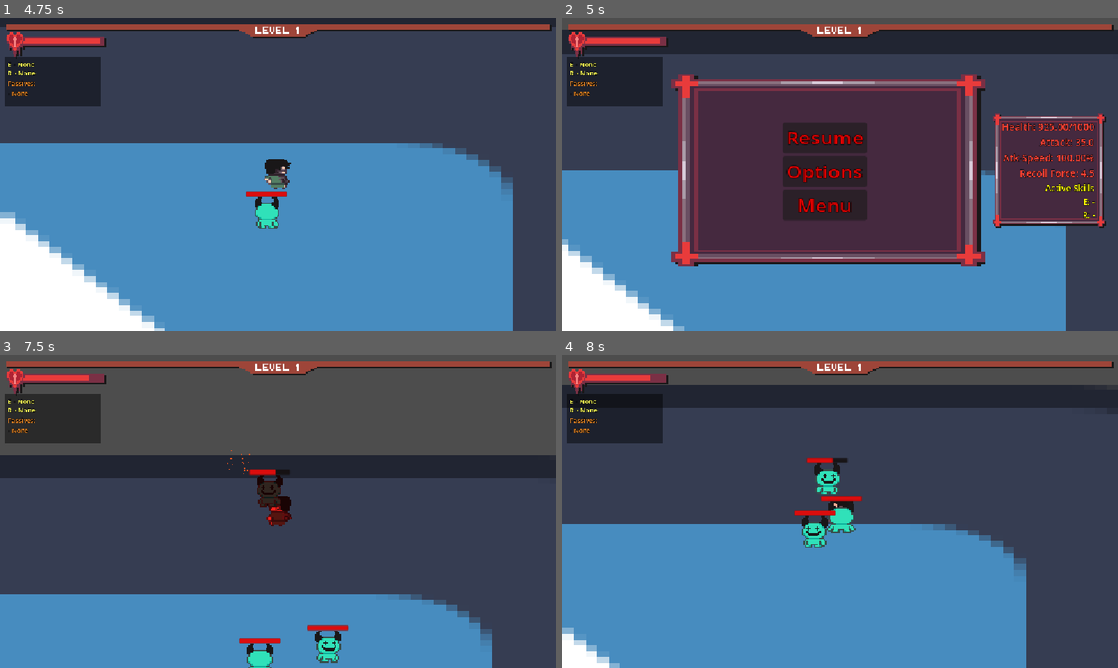
Above: before the commit, frames 1-4 (two rows, left to right).
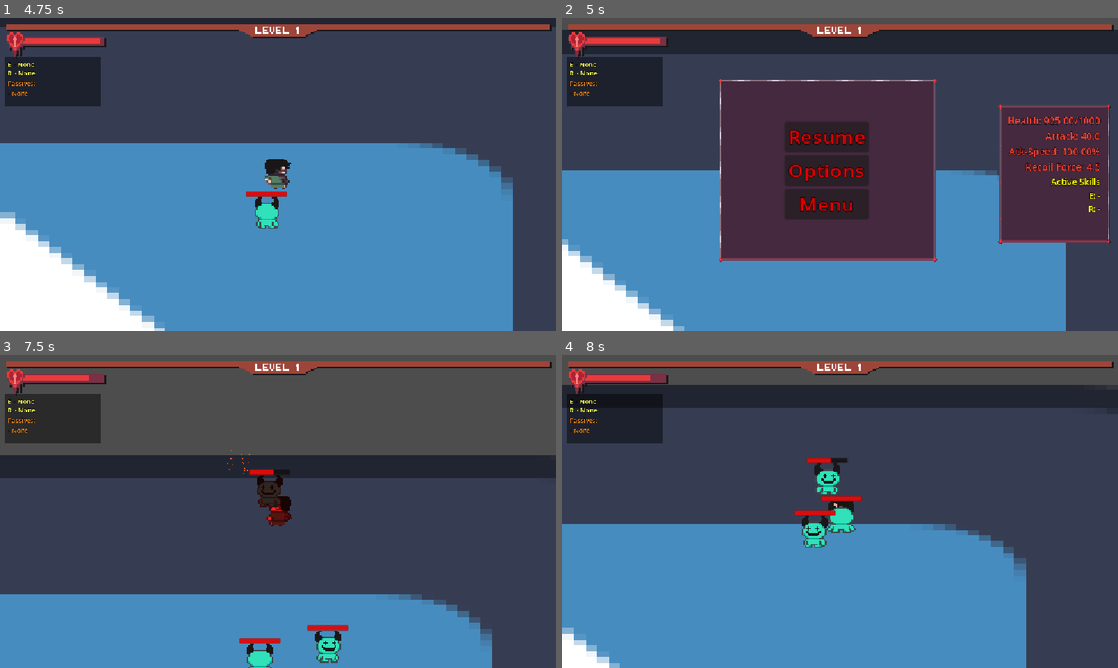
Above: after the commit, the same moments.

Repository: Gabriel-Panza/Recoil
Game: Godot game, scene res://Cenas/HUDs/MainMenu.tscn
Two runs of this game, one before a commit and one after it. Both use one fixed random seed, a clock stepped at 60 frames per second and the inputs below. The engine's default icon, where the game draws it, is replaced by a stand-in: a white triangle on a blue panel in a dark square.
Inputs (mouse positions are in pixels of both pictures, inside the frame that each line leads up to):
- Up to frame 1 (4.75 s): click "Start Game" at 0.5 s; tap Enter at 1.25 s; move the mouse to (400, 158) at 1.27 s; tap E (active_e) at 1.35, 4.35 s; tap Space (dash) at 2, 2.85 s; move the mouse to (166, 190) at 2.02 s; tap R (active_r) at 2.1 s; move the mouse to (333, 105) at 2.77 s; move the mouse to (250, 237) at 3.52 s; click (250, 237) at 3.6 s; move the mouse to (444, 221) at 4.27 s
- Up to frame 2 (5 s): tap Escape (ui_cancel) at 4.9 s
- Up to frame 3 (7.5 s): click "Resume" at 5 s; move the mouse to (111, 464) at 5.77 s; tap R (active_r) at 5.85 s; move the mouse to (305, 511) at 6.52 s; tap Space (dash) at 6.6 s; move the mouse to (194, 433) at 7.27 s; click (194, 433) at 7.35 s
- Up to frame 4 (8 s): no input

Frame 1 is identical in both runs. In frame 2, 15% of the frame differs, in the area x 19-99%, y 18-80%; in frame 3, less than 0.1%; in frame 4, less than 0.1%.

Commit message:
Balance changes part 2

Diff:
--- a/Cenas/HUDs/HUD.tscn
+++ b/Cenas/HUDs/HUD.tscn
@@ -12,8 +12,12 @@
 
 [sub_resource type="StyleBoxTexture" id="StyleBoxTexture_xed4y"]
 texture = ExtResource("2_xed4y")
-expand_margin_left = 5.0
-expand_margin_right = 5.0
+texture_margin_left = 10.0
+texture_margin_top = 10.0
+texture_margin_right = 10.0
+texture_margin_bottom = 10.0
+axis_stretch_horizontal = 1
+axis_stretch_vertical = 1
 
 [node name="HUD" type="Node2D" unique_id=1927285508]
 process_mode = 3
@@ -21,13 +25,13 @@
 
 [node name="HBoxContainer" type="HBoxContainer" parent="." unique_id=1070815487]
 visible = false
-anchors_preset = 15
+anchors_preset = -1
 anchor_right = 1.0
 anchor_bottom = 1.0
-offset_left = 895.0
-offset_top = 195.0
-offset_right = 1135.0
-offset_bottom = 435.0
+offset_left = 903.0
+offset_top = 178.0
+offset_right = 1162.0
+offset_bottom = 468.0
 grow_horizontal = 2
 grow_vertical = 2
 size_flags_horizontal = 3
@@ -38,12 +42,12 @@
 theme_override_styles/panel = SubResource("StyleBoxTexture_xed4y")
 
 [node name="MarginContainer" type="MarginContainer" parent="HBoxContainer/BarraLateralDireita" unique_id=1095379107]
-custom_minimum_size = Vector2(220, 0)
+custom_minimum_size = Vector2(180, 0)
 layout_mode = 2
-theme_override_constants/margin_left = 16
-theme_override_constants/margin_top = 16
-theme_override_constants/margin_right = 20
-theme_override_constants/margin_bottom = 16
+theme_override_constants/margin_left = 10
+theme_override_constants/margin_top = 10
+theme_override_constants/margin_right = 12
+theme_override_constants/margin_bottom = 10
 
 [node name="VBoxContainer" type="VBoxContainer" parent="HBoxContainer/BarraLateralDireita/MarginContainer" unique_id=800542999]
 layout_mode = 2
--- a/Cenas/HUDs/PauseMenu.tscn
+++ b/Cenas/HUDs/PauseMenu.tscn
@@ -29,31 +29,31 @@
 layout_mode = 0
 offset_left = 5.0
 offset_top = 52.0
-offset_right = 45.0
-offset_bottom = 92.00001
-scale = Vector2(16.279999, 9.96)
+offset_right = 656.19995
+offset_bottom = 450.4001
 
 [node name="NinePatchRect" type="NinePatchRect" parent="PauseMenu" unique_id=1777051219]
 layout_mode = 0
-offset_right = 80.0
-offset_bottom = 80.0
-scale = Vector2(0.5, 0.5)
+offset_left = 100.0
+offset_top = 10.0
+offset_right = 551.0
+offset_bottom = 388.4
 texture = ExtResource("2_1ms7m")
 region_rect = Rect2(1, 1, 94, 94)
-patch_margin_left = 31
-patch_margin_top = 31
-patch_margin_right = 31
-patch_margin_bottom = 31
+patch_margin_left = 10
+patch_margin_top = 10
+patch_margin_right = 10
+patch_margin_bottom = 10
 axis_stretch_horizontal = 2
 axis_stretch_vertical = 2
 
 [node name="HBoxContainer" type="HBoxContainer" parent="PauseMenu" unique_id=147565823]
 layout_mode = 0
-offset_left = 1.20137
-offset_top = 1.80723
-offset_right = 353.201
-offset_bottom = 242.807
-scale = Vector2(0.10626499, 0.152211)
+offset_left = 19.558302
+offset_top = 18.000011
+offset_right = 371.55792
+offset_bottom = 258.9998
+scale = Vector2(1.729994, 1.516022)
 theme_override_constants/separation = 90
 alignment = 1
 
@@ -98,19 +98,19 @@
 process_mode = 3
 visible = false
 layout_mode = 0
-offset_left = 12.407865
-offset_top = 0.1004016
-offset_right = 52.407864
-offset_bottom = 40.100403
-scale = Vector2(0.411902, 1)
+offset_left = 192.00003
+offset_top = 19.0
+offset_right = 232.00003
+offset_bottom = 55.0
+scale = Vector2(6.705764, 9.96)
 theme_override_styles/panel = SubResource("StyleBoxFlat_428n7")
 
 [node name="VBoxContainer" type="VBoxContainer" parent="PauseMenu/OptionsMenu" unique_id=1473757581]
 layout_mode = 0
 offset_left = 4.86108
-offset_top = 1.20482
+offset_top = -0.6024091
 offset_right = 86.8611
-offset_bottom = 158.205
+offset_bottom = 156.39778
 scale = Vector2(0.373394, 0.23979)
 theme_override_constants/separation = 7
 alignment = 1
@@ -119,7 +119,7 @@
 layout_mode = 2
 theme_override_colors/font_color = Color(0.88235295, 0, 0, 1)
 theme_override_constants/outline_size = 4
-theme_override_font_sizes/font_size = 20
+theme_override_font_sizes/font_size = 16
 text = "Options"
 horizontal_alignment = 1
 
@@ -127,7 +127,7 @@
 layout_mode = 2
 theme_override_colors/font_color = Color(0.88235295, 0, 0, 1)
 theme_override_constants/outline_size = 4
-theme_override_font_sizes/font_size = 12
+theme_override_font_sizes/font_size = 10
 text = "Music Volume"
 horizontal_alignment = 1
 
@@ -142,7 +142,7 @@
 layout_mode = 2
 theme_override_colors/font_color = Color(0.88235295, 0, 0, 1)
 theme_override_constants/outline_size = 4
-theme_override_font_sizes/font_size = 12
+theme_override_font_sizes/font_size = 10
 text = "SFX Volume"
 horizontal_alignment = 1
 
@@ -198,14 +198,13 @@
 process_mode = 3
 layout_mode = 2
 
-[node name="Label" type="Label" parent="GameOver/MarginContainer/TextureButton"]
+[node name="Label" type="Label" parent="GameOver/MarginContainer/TextureButton" unique_id=1169685919]
 layout_mode = 1
 anchors_preset = 15
 anchor_right = 1.0
 anchor_bottom = 1.0
 grow_horizontal = 2
 grow_vertical = 2
-mouse_filter = 2
 theme_override_colors/font_color = Color(0.882353, 0, 0, 1)
 theme_override_constants/outline_size = 4
 theme_override_font_sizes/font_size = 24
@@ -225,14 +224,13 @@
 process_mode = 3
 layout_mode = 2
 
-[node name="Label" type="Label" parent="GameOver/MarginContainer2/TextureButton"]
+[node name="Label" type="Label" parent="GameOver/MarginContainer2/TextureButton" unique_id=2091184874]
 layout_mode = 1
 anchors_preset = 15
 anchor_right = 1.0
 anchor_bottom = 1.0
 grow_horizontal = 2
 grow_vertical = 2
-mouse_filter = 2
 theme_override_colors/font_color = Color(0.882353, 0, 0, 1)
 theme_override_constants/outline_size = 4
 theme_override_font_sizes/font_size = 24
@@ -273,14 +271,13 @@
 process_mode = 3
 layout_mode = 2
 
-[node name="Label" type="Label" parent="GameWin/MarginContainer/TextureButton"]
+[node name="Label" type="Label" parent="GameWin/MarginContainer/TextureButton" unique_id=226030254]
 layout_mode = 1
 anchors_preset = 15
 anchor_right = 1.0
 anchor_bottom = 1.0
 grow_horizontal = 2
 grow_vertical = 2
-mouse_filter = 2
 theme_override_colors/font_color = Color(0.882353, 0, 0, 1)
 theme_override_constants/outline_size = 4
 theme_override_font_sizes/font_size = 24
@@ -300,14 +297,13 @@
 process_mode = 3
 layout_mode = 2
 
-[node name="Label" type="Label" parent="GameWin/MarginContainer2/TextureButton"]
+[node name="Label" type="Label" parent="GameWin/MarginContainer2/TextureButton" unique_id=676028829]
 layout_mode = 1
 anchors_preset = 15
 anchor_right = 1.0
 anchor_bottom = 1.0
 grow_horizontal = 2
 grow_vertical = 2
-mouse_filter = 2
 theme_override_colors/font_color = Color(0.882353, 0, 0, 1)
 theme_override_constants/outline_size = 4
 theme_override_font_sizes/font_size = 24
--- a/Scripts/Inimigos/agile_enemy.gd
+++ b/Scripts/Inimigos/agile_enemy.gd
@@ -18,7 +18,7 @@
 	super()
 	orbit_direction = 1 if randf() > 0.5 else -1
 
-	max_health = 40 + ((Global.pecado - 1) * 20)
+	max_health = 50 + ((Global.pecado - 1) * 25)
 	current_health = max_health
 	speed = orbit_speed
 
--- a/Scripts/Inimigos/boss.gd
+++ b/Scripts/Inimigos/boss.gd
@@ -50,12 +50,12 @@
 
 const BOSS_CONFIG = {
 	1: { "max_health": 500, "speed": 0.0, "damage": 35, "state": BossState.SLOTH, "animation": "pecado1" },
-	2: { "max_health": 760, "speed": 70.0, "damage": 45, "state": BossState.GLUTTONY, "animation": "pecado2", "visual_scale": Vector2(2.15, 2.15) },
-	3: { "max_health": 700, "speed": 80.0, "damage": 40, "state": BossState.ENVY, "animation": "pecado3" },
-	4: { "max_health": 800, "speed": 92.0, "damage": 52, "state": BossState.WRATH, "animation": "pecado4" },
-	5: { "max_health": 950, "speed": 62.0, "damage": 42, "state": BossState.LUST, "animation": "pecado5" },
-	6: { "max_health": 1100, "speed": 76.0, "damage": 46, "state": BossState.GREED, "animation": "pecado6" },
-	7: { "max_health": 1250, "speed": 58.0, "damage": 50, "state": BossState.PRIDE, "animation": "pecado7" },
+	2: { "max_health": 600, "speed": 75.0, "damage": 45, "state": BossState.GLUTTONY, "animation": "pecado2", "visual_scale": Vector2(2.15, 2.15) },
+	3: { "max_health": 700, "speed": 82.5, "damage": 40, "state": BossState.ENVY, "animation": "pecado3" },
+	4: { "max_health": 800, "speed": 90.0, "damage": 50, "state": BossState.WRATH, "animation": "pecado4" },
+	5: { "max_health": 1000, "speed": 75.0, "damage": 40, "state": BossState.LUST, "animation": "pecado5" },
+	6: { "max_health": 1250, "speed": 71.25, "damage": 45, "state": BossState.GREED, "animation": "pecado6" },
+	7: { "max_health": 1500, "speed": 67.5, "damage": 50, "state": BossState.PRIDE, "animation": "pecado7" },
 }
 
 var current_health: int
--- a/Scripts/Inimigos/ranged_enemy.gd
+++ b/Scripts/Inimigos/ranged_enemy.gd
@@ -2,8 +2,8 @@
 class_name RangedEnemy
 
 @export var projectile_scene: PackedScene = preload("res://Cenas/Inimigos/enemyProjectile.tscn")
-@export var attack_range: float = 225.0
-@export var stop_distance: float = 10.0
+@export var attack_range: float = 200.0
+@export var stop_distance: float = 40.0
 @export var fire_rate: float = 1.5
 
 var fire_cooldown: float = 0.0
--- a/Scripts/Inimigos/spread_enemy.gd
+++ b/Scripts/Inimigos/spread_enemy.gd
@@ -7,7 +7,7 @@
 func _ready() -> void:
 	super()
 
-	max_health = 75 + ((Global.pecado - 1) * 25)
+	max_health = 80 + ((Global.pecado - 1) * 20)
 	current_health = max_health
 
 func shoot() -> void:
--- a/Scripts/Player/player.gd
+++ b/Scripts/Player/player.gd
@@ -3,7 +3,7 @@
 # --- Status melhoráveis via Level Ups ---
 @export var max_health: int = 1000
 @export var current_health: int = 1000
-@export var attack_damage: float = 35.0
+@export var attack_damage: float = 40.0
 @export var fire_rate: float = 1.0
 const STARTING_FIRE_RATE: float = 1.0
 const MIN_FIRE_RATE: float = 0.25
